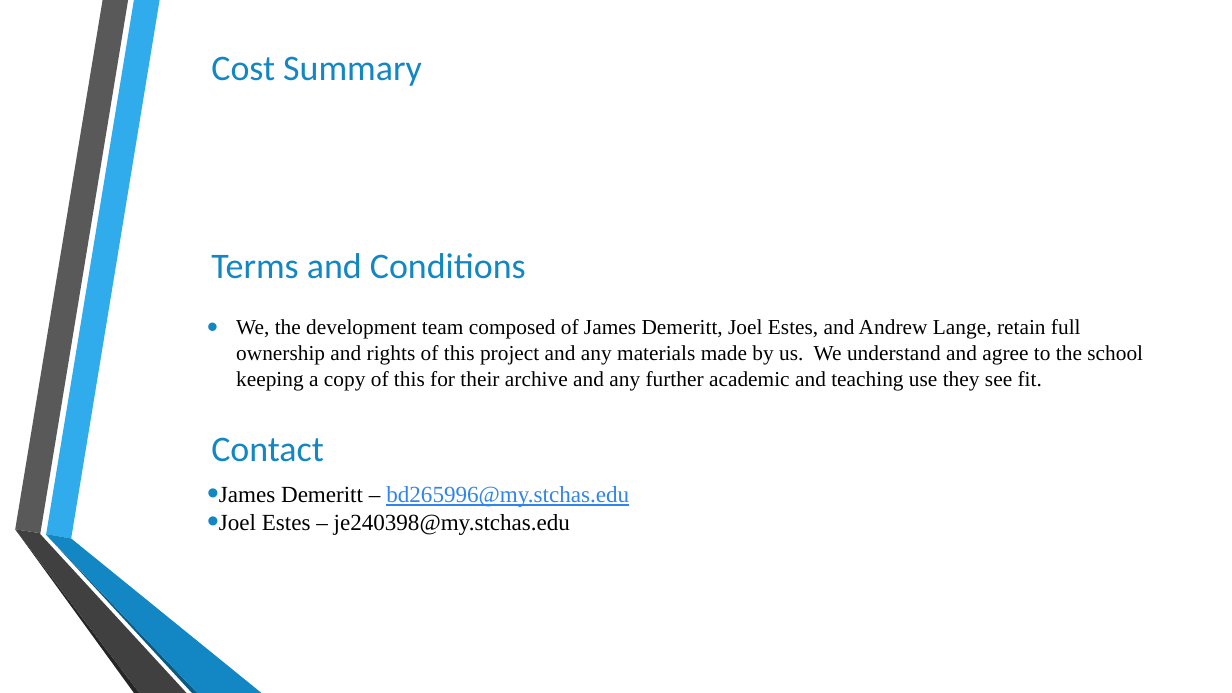
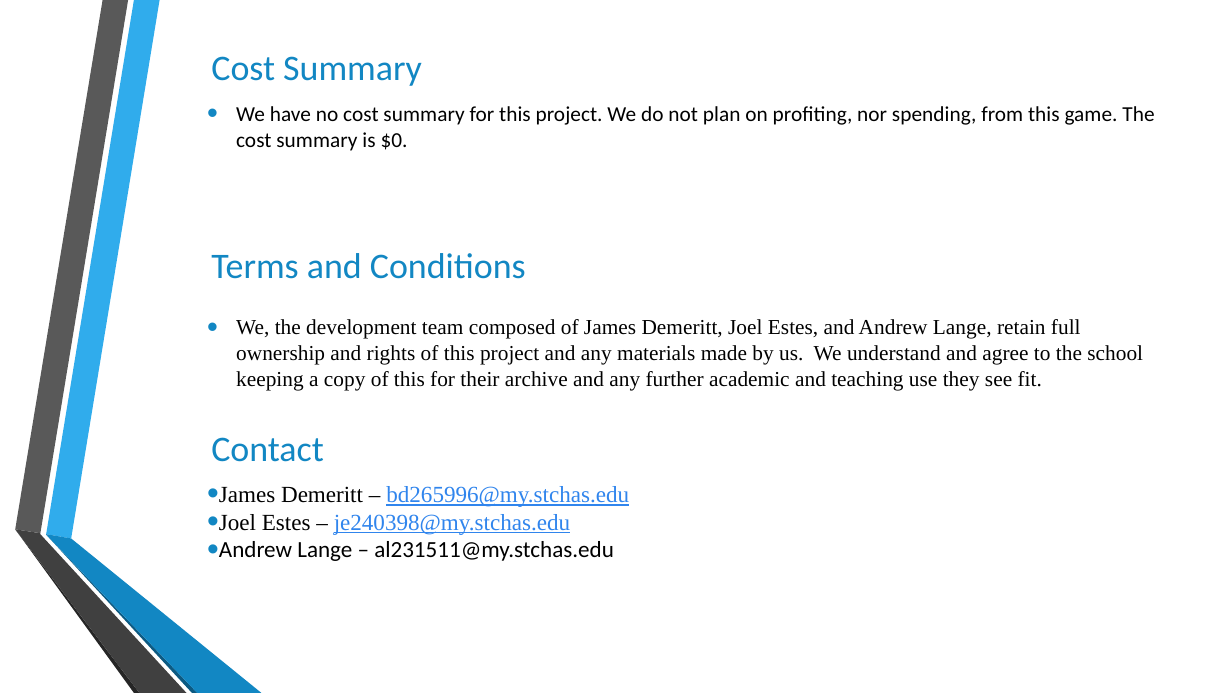
Before and after one commit to BrandonJamesDemeritt/Name-TBD, a slide deck: slide 6 of Team #2 Project Presentation.pptx. Drawn at 1232x693 pixels with LibreOffice and Linux fonts; fonts in the diff are those of the drawing; background and template pictures are left out. Boxes give left, top, right and bottom in pixels: in the first picture for what was removed or moved away, otherwise in the second. Text is boxed around its words. In the diff, an @@ line names an element or a change of style, - is before the commit and + after.

```diff
--- a/Team #2 Project Presentation.pptx
+++ b/Team #2 Project Presentation.pptx
@@ text added at (236,106,1154,151), 16.6 pt, text #000000 @@
+• We have no cost summary for this project. We do not plan on profiting, nor spending, from this game. The cost summary is $0.
@@ text at (219,514,570,535): text colour #000000 to #3085ED, underline on in "je240398@my.stchas.edu" @@
@@ text at (219,541,614,561): paragraph added @@
+• Andrew Lange – al231511@my.stchas.edu
```
Also in this commit, not shown: 3 other slides changed.
